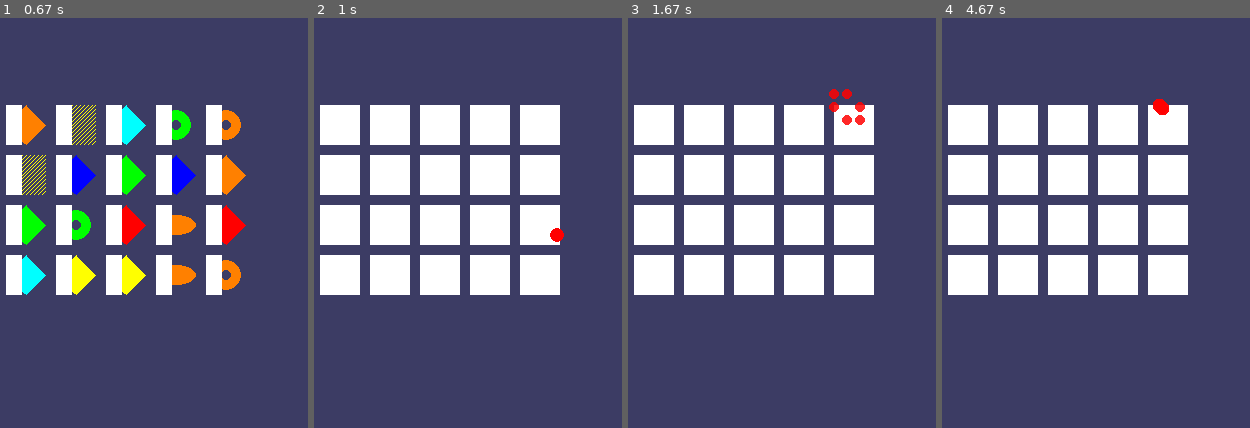
Above: before the commit, frames 1-4 (left to right).
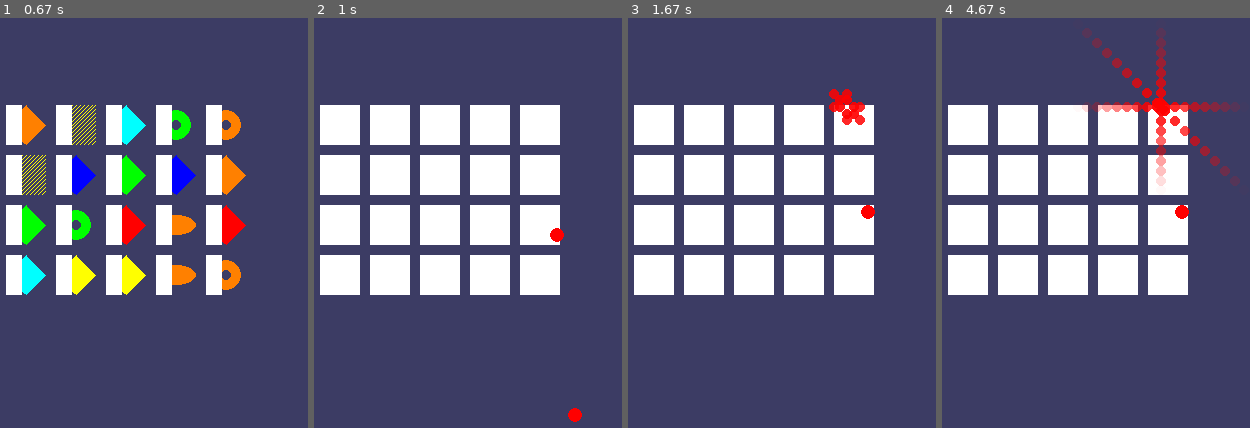
Above: after the commit, the same moments.

Repository: jpcornwell/invent-with-python-pygame
Game: pygame game, started from memory/memorypuzzle.py
Same seed, same stepped clock (60 frames per second), same inputs: the game is played once before the commit and once after it.
Inputs (mouse positions are in pixels of both pictures, inside the frame that each line leads up to):
- Up to frame 1 (0.67 s): press the mouse at (outside the picture) at 0.37 s; move the mouse to (86, 259) at 0.47 s; release the mouse at (194, 309) at 0.6 s
- Up to frame 2 (1 s): press the mouse at (outside the picture) at 0.7 s; move the mouse to (406, 227) at 0.8 s; release the mouse at (520, 247) at 0.93 s
- Up to frame 3 (1.67 s): press the mouse at (outside the picture) at 1.13 s; move the mouse to (668, 268) at 1.23 s; release the mouse at (729, 329) at 1.37 s; press the mouse at (outside the picture) at 1.47 s; move the mouse to (763, 243) at 1.57 s
- Up to frame 4 (4.67 s): release the mouse at (1237, 280) at 1.7 s; press the mouse at (outside the picture) at 1.8 s; move the mouse to (1108, 268) at 1.9 s; release the mouse at (outside the picture) at 2.03 s; press the mouse at (outside the picture) at 2.13 s; move the mouse to (1062, 165) at 2.23 s; release the mouse at (1206, 120) at 2.37 s; press the mouse at (outside the picture) at 2.47 s; move the mouse to (1068, 149) at 2.57 s; release the mouse at (1216, 87) at 2.7 s; press the mouse at (outside the picture) at 2.8 s; move the mouse to (outside the picture) at 2.9 s; release the mouse at (outside the picture) at 3.03 s; press the mouse at (outside the picture) at 3.13 s; move the mouse to (outside the picture) at 3.23 s; release the mouse at (outside the picture) at 3.37 s; press the mouse at (outside the picture) at 3.47 s; move the mouse to (outside the picture) at 3.57 s; release the mouse at (948, 239) at 3.7 s; press the mouse at (outside the picture) at 3.8 s; move the mouse to (1096, 264) at 3.9 s; release the mouse at (outside the picture) at 4.03 s; press the mouse at (outside the picture) at 4.13 s; move the mouse to (975, 132) at 4.23 s; release the mouse at (1034, 59) at 4.37 s; press the mouse at (outside the picture) at 4.47 s; move the mouse to (outside the picture) at 4.57 s

Frame 1 is identical in both runs. In frame 2, 0.1% of the frame differs, in the area x 82-88%, y 95-99%; in frame 3, 0.4%; in frame 4, 2.7%, in the area x 45-97%, y 2-50%.

Commit message:
Launch more fireworks when the user clicks the mouse button

Diff:
--- a/memory/memorypuzzle.py
+++ b/memory/memorypuzzle.py
@@ -284,7 +284,16 @@
             # if firework has exploded and particles are all gone then firework is done
             if not firework.isVisible and len(firework.particles) == 0:
                 fireworks.remove(firework)
+
+        for event in pygame.event.get():
+            if event.type == QUIT or (event.type == KEYUP and event.key == K_ESCAPE):
+                pygame.quit()
+                sys.exit()
+            if event.type == MOUSEBUTTONUP:
                 fireworks.append(Firework())
+
+        if len(fireworks) == 0:
+            fireworks.append(Firework())
 
         pygame.display.update()
         FPSCLOCK.tick(FPS)
